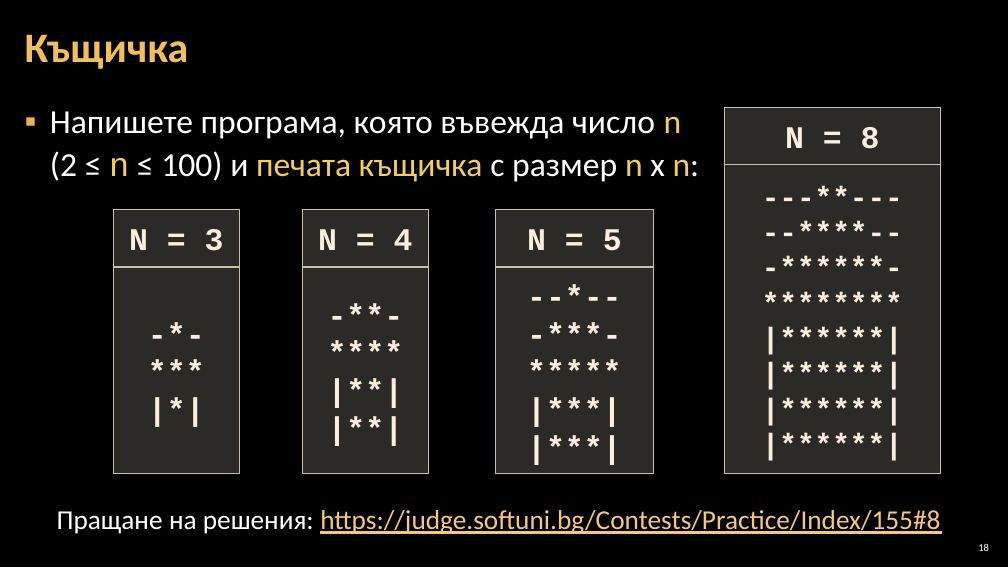
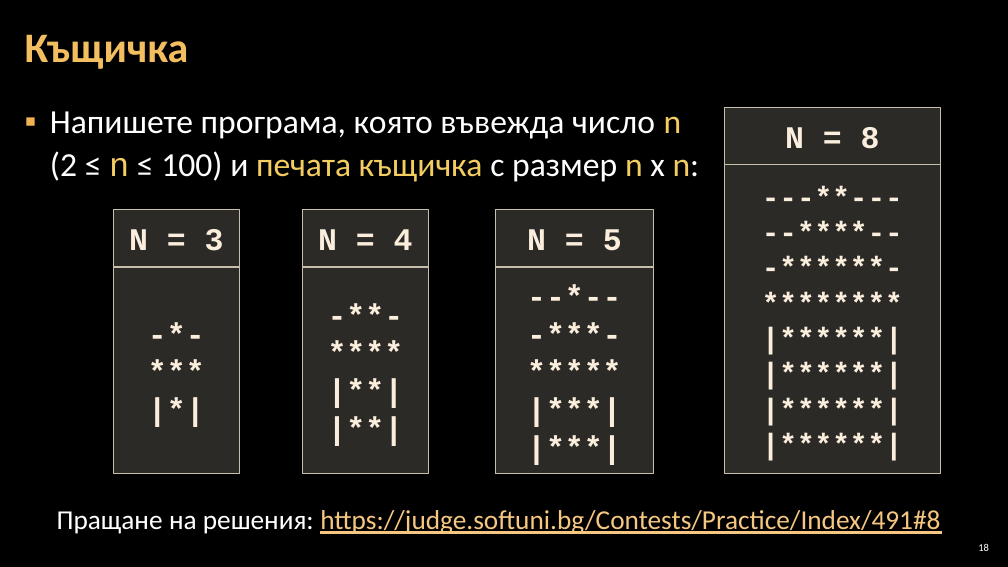
Before and after one commit to Software-University/Python-Basics, a slide deck: slide 18 of 6. Drawing-with-Loops/6. Drawing-with-Loops.pptx. Drawn at 1008x567 pixels with LibreOffice and Linux fonts; fonts in the diff are those of the drawing; background and template pictures are left out. Boxes give left, top, right and bottom in pixels: in the first picture for what was removed or moved away, otherwise in the second. Text is boxed around its words. In the diff, an @@ line names an element or a change of style, - is before the commit and + after.

```diff
--- a/6. Drawing-with-Loops/6. Drawing-with-Loops.pptx
+++ b/6. Drawing-with-Loops/6. Drawing-with-Loops.pptx
@@ text at [57, 510, 940, 534]: text changed @@
-Пращане на решения: https://judge.softuni.bg/Contests/Practice/Index/155#8
+Пращане на решения: https://judge.softuni.bg/Contests/Practice/Index/491#8
```
Also in this commit, not shown: 11 other slides changed, 4 other files.
